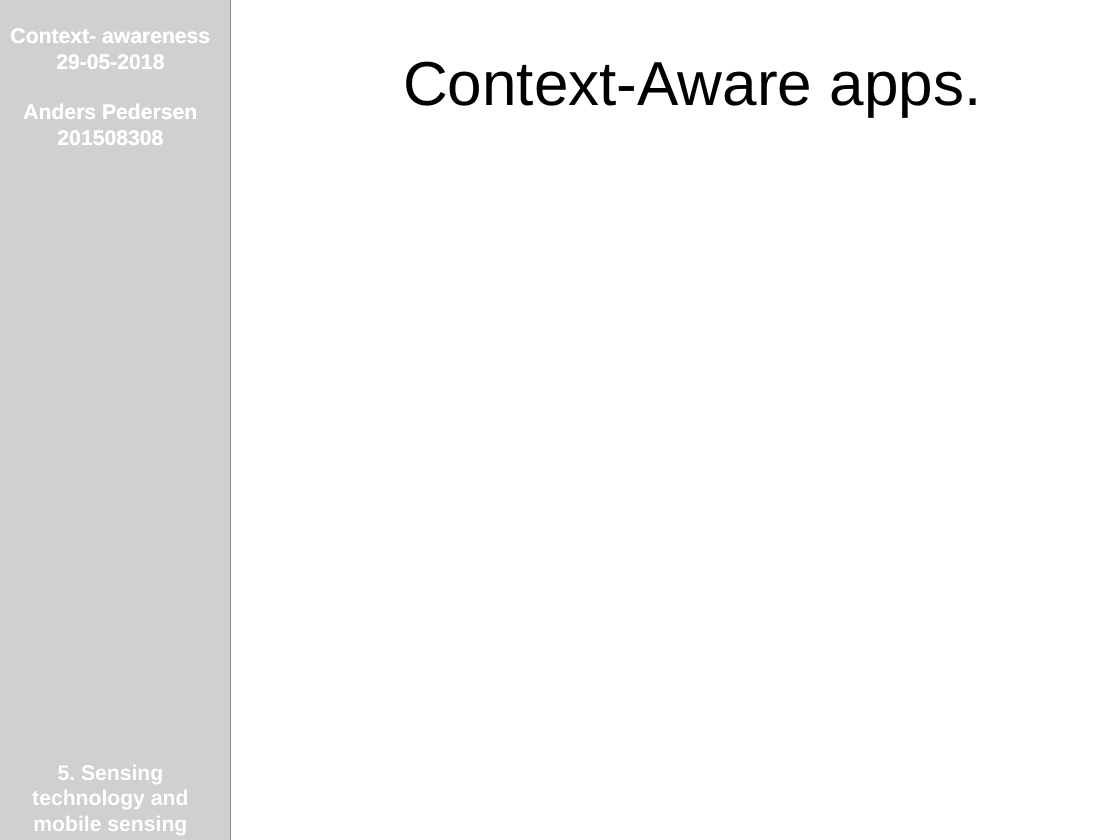
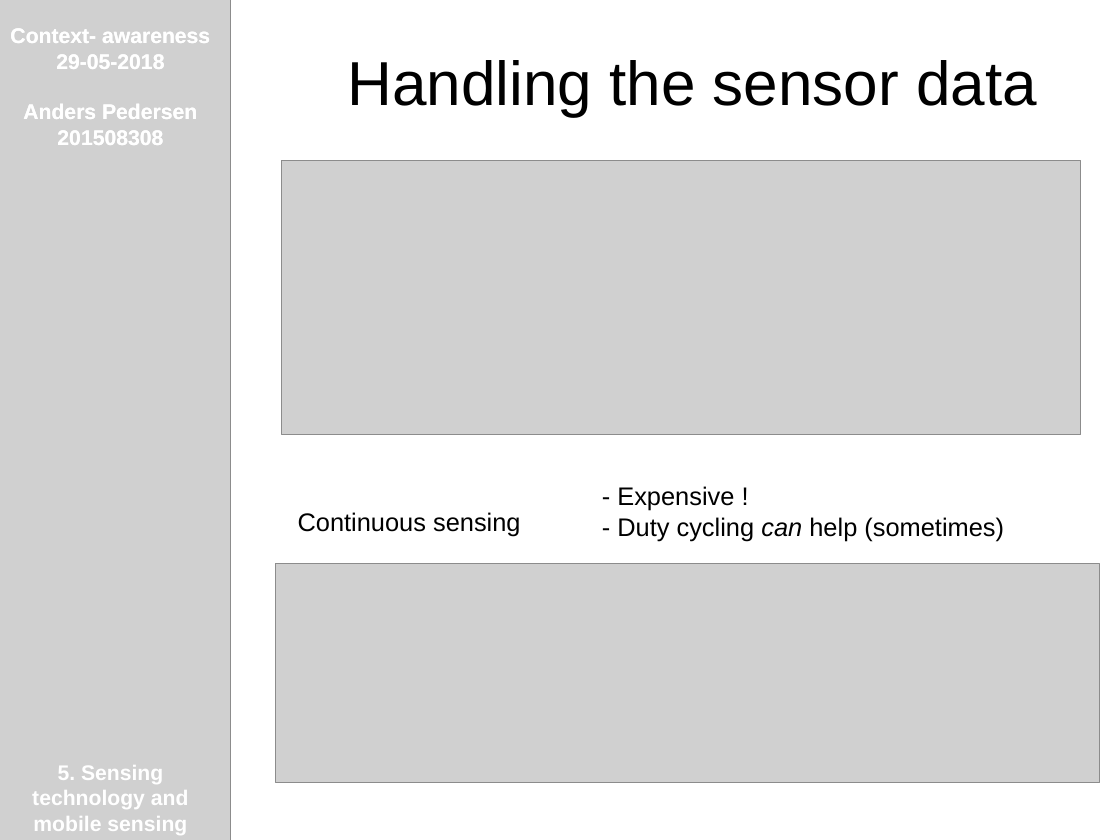
Before and after one commit to AndersHP/ContextAwarenessEksamen, a slide deck: slide 10 of 4SensingTechnologyAndMobileSensingConcepts.odp (slide 5 before the commit). Drawn at 1120x840 pixels with LibreOffice and Linux fonts; fonts in the diff are those of the drawing; grey boxes stand for pictures. Boxes give left, top, right and bottom in pixels: in the first picture for what was removed or moved away, otherwise in the second. Text is boxed around its words. In the diff, an @@ line names an element or a change of style, - is before the commit and + after.

```diff
--- a/4SensingTechnologyAndMobileSensingConcepts.odp
+++ b/4SensingTechnologyAndMobileSensingConcepts.odp
@@ text at [347,60,1037,116]: text changed @@
-Context-Aware apps.
+Handling the sensor data
@@ picture added at [282,161,1081,435] @@
@@ text added at [617,486,1004,541], 18 pt, text #000000 @@
+- Expensive !
+- Duty cycling can help (sometimes)
@@ text added at [298,512,521,536], 18 pt, text #000000 @@
+Continuous sensing
@@ picture added at [275,564,1100,784] @@
```
Also in this commit, not shown: 2 other slides changed, 5 slides added, 1 other file.
